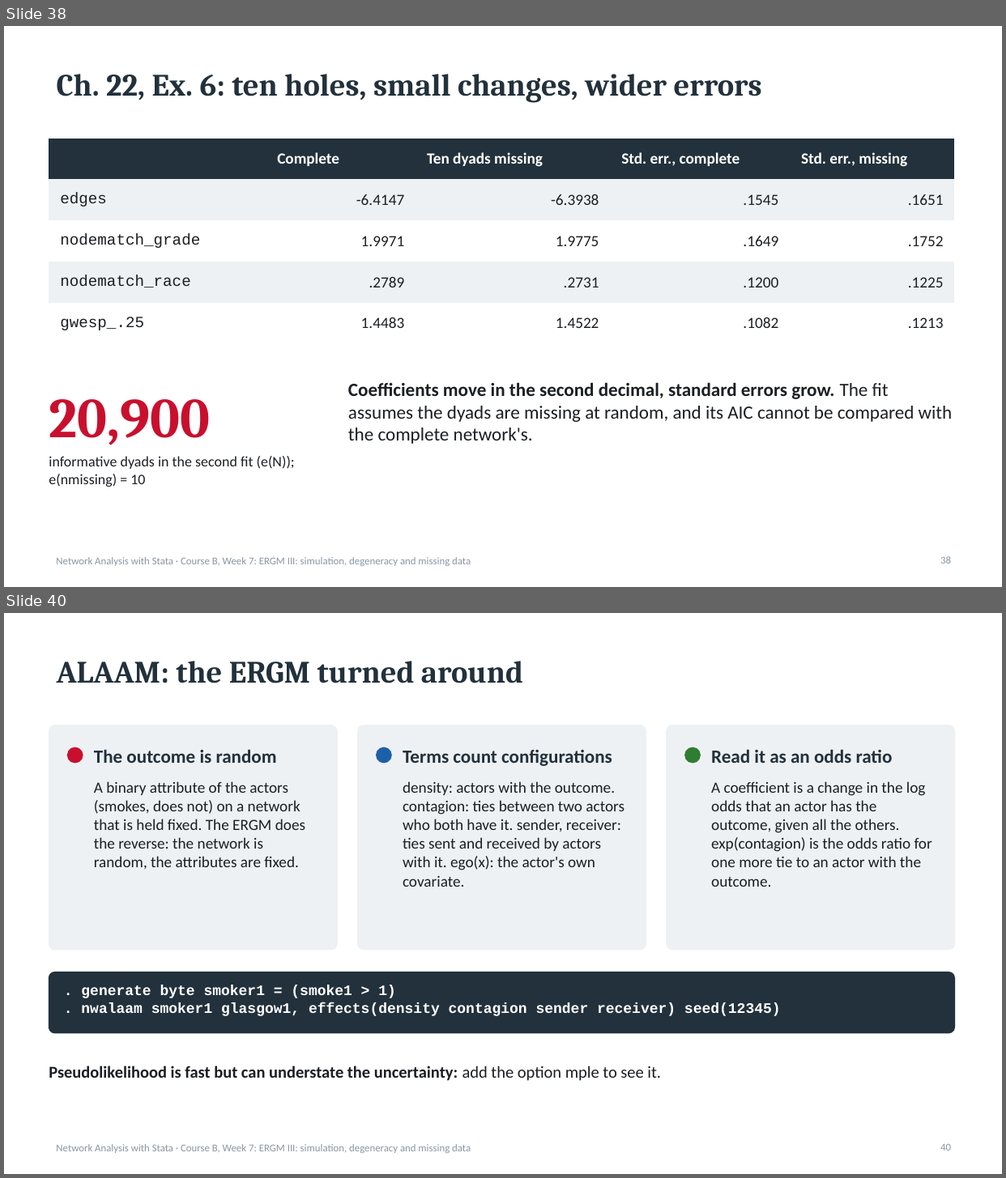
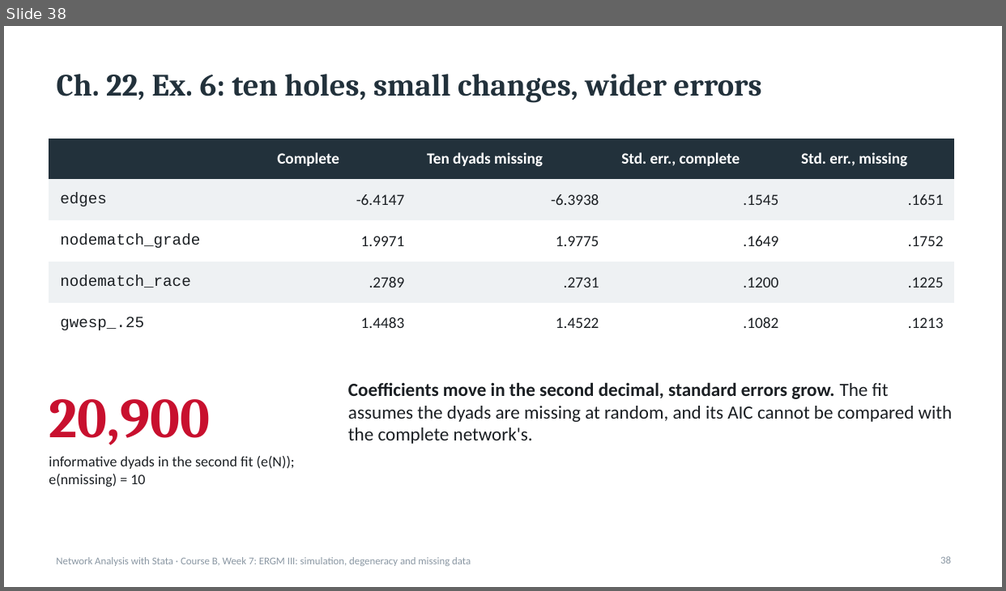
Before and after one commit to thomas-u-grund/nwcommands, a slide deck: website/book/teaching/slides/courseB_week07_ergm3_simulation_degeneracy.pptx. Shown one above the other, each under a label of ours: slides 38 and 40 before the commit, slide 38 after it; the slides between them are not shown. The pictures are 1006x1178 and 1006x591 pixels, drawn with LibreOffice and Linux fonts; fonts in the diff are those of the drawing. Boxes give left, top, right and bottom in pixels: in the first picture for what was removed or moved away, otherwise in the second. Text is boxed around its words. In the diff, an @@ line names an element or a change of style, - is before the commit and + after.

```diff
--- a/website/book/teaching/slides/courseB_week07_ergm3_simulation_degeneracy.pptx
+++ b/website/book/teaching/slides/courseB_week07_ergm3_simulation_degeneracy.pptx
@@ slide 40 removed at [4, 613, 1002, 1174], background #FFFFFF; not listed: 1 template element that a slide beside it also shows @@
@@ title removed at [57, 661, 523, 683] @@
-ALAAM: the ERGM turned around
@@ rounded rectangle removed at [49, 726, 337, 950] @@
@@ rounded rectangle removed at [357, 726, 646, 950] @@
@@ rounded rectangle removed at [667, 726, 955, 950] @@
@@ ellipse removed at [68, 747, 83, 763] @@
@@ text removed at [94, 749, 277, 763] @@
-The outcome is random
@@ ellipse removed at [376, 747, 391, 763] @@
@@ text removed at [403, 750, 612, 766] @@
-Terms count configurations
@@ ellipse removed at [685, 747, 701, 763] @@
@@ text removed at [711, 749, 893, 763] @@
-Read it as an odds ratio
@@ text removed at [94, 781, 305, 869] @@
-A binary attribute of the actors (smokes, does not) on a network that is held fixed. The ERGM does the reverse: the network is random, the attributes are fixed.
@@ text removed at [403, 781, 624, 887] @@
-density: actors with the outcome. contagion: ties between two actors who both have it. sender, receiver: ties sent and received by actors with it. ego(x): the actor's own covariate.
@@ text removed at [711, 781, 932, 887] @@
-A coefficient is a change in the log odds that an actor has the outcome, given all the others. exp(contagion) is the odds ratio for one more tie to an actor with the outcome.
@@ rounded rectangle removed at [49, 973, 955, 1033] @@
@@ text removed at [81, 986, 781, 1016] @@
-. generate byte smoker1 = (smoke1 > 1)
-. nwalaam smoker1 glasgow1, effects(density contagion sender receiver) seed(12345)
@@ text removed at [49, 1066, 661, 1081] @@
-Pseudolikelihood is fast but can understate the uncertainty: add the option mple to see it.
@@ page number removed at [940, 1144, 951, 1151] @@
-40
```
Also in this commit, not shown: 4 slides changed, 2 other slides removed, 1 other file.
